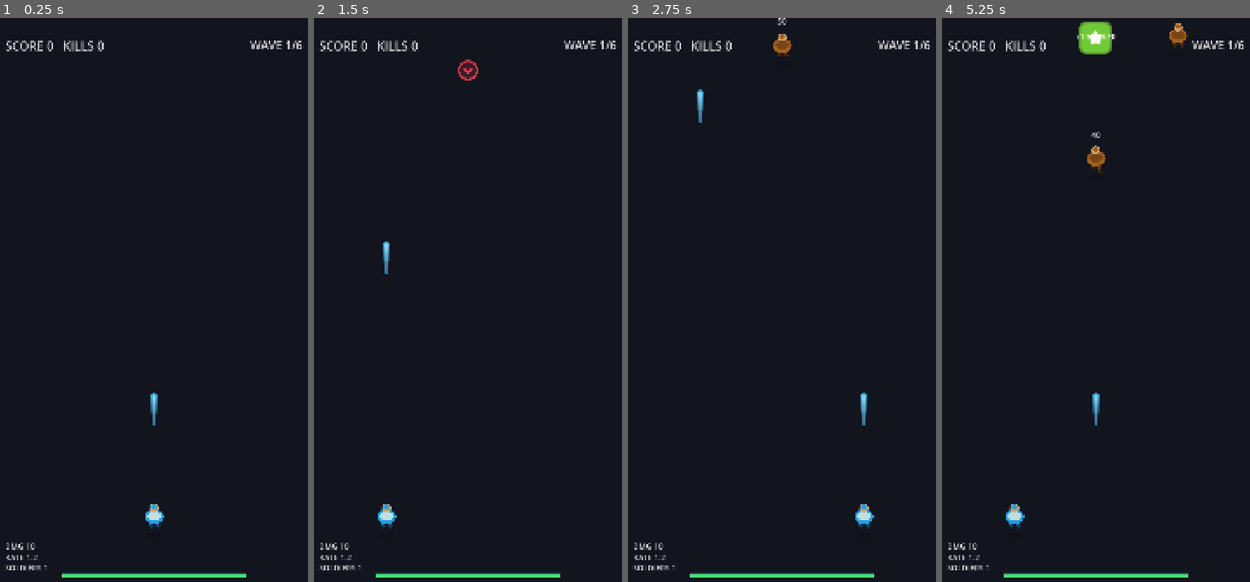
Above: before the commit, frames 1-4 (left to right).
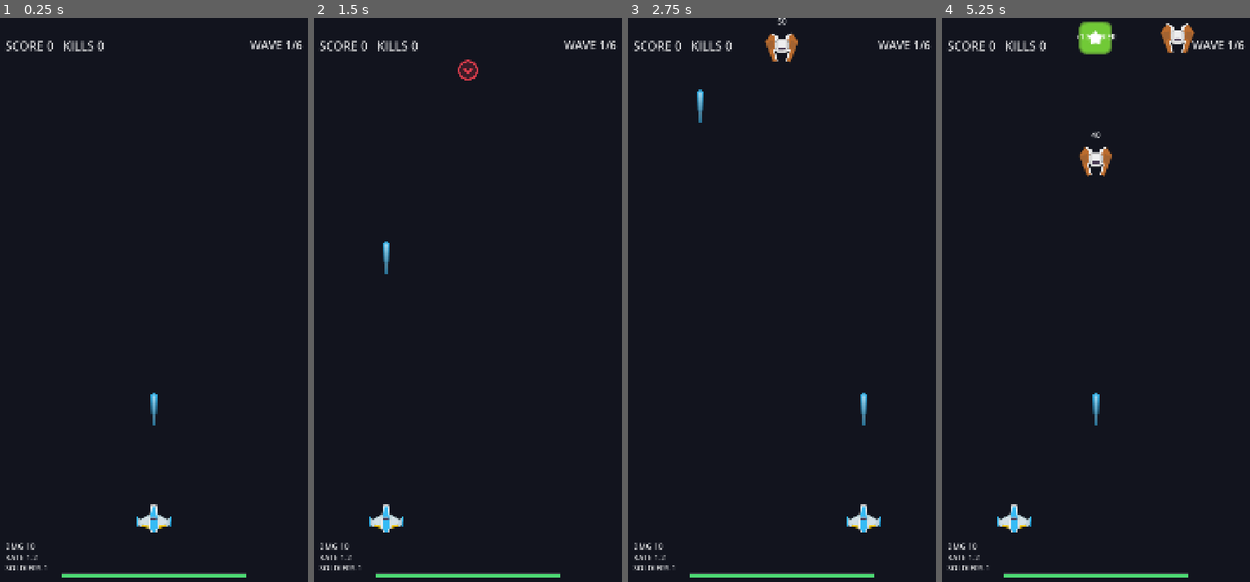
Above: after the commit, the same moments.

Repository: ScriptByFei/kernwerk-godot
Game: Godot game, scene res://scenes/game/game.tscn
Two runs of this game, one before a commit and one after it. Both use one fixed random seed, a clock stepped at 60 frames per second and the inputs below.
Inputs (mouse positions are in pixels of both pictures, inside the frame that each line leads up to):
- Up to frame 1 (0.25 s): no input
- Up to frame 2 (1.5 s): tap Enter at 0.5 s; move the mouse to (538, 277) at 0.52 s; hold D (lane_right) 0.53-1.25 s; hold 1 (lane_1) 0.53-1.25 s; click (538, 277) at 0.67 s; drag from (403, 339) to (452, 424) at 1.27 s
- Up to frame 3 (2.75 s): move the mouse to (815, 181) at 2.02 s; hold D (lane_right) from 2.03 s (still down); hold 3 (lane_3) from 2.03 s (still down)
- Up to frame 4 (5.25 s): release D (lane_right) at 2.75 s; release 3 (lane_3) at 2.75 s; drag from (1080, 424) to (997, 221) at 2.77 s; move the mouse to (1194, 395) at 3.52 s; hold A (lane_left) 3.53-4.25 s; hold 2 (lane_2) 3.53-4.25 s; drag from (997, 221) to (1046, 164) at 4.27 s; move the mouse to (1111, 311) at 5.02 s; hold A (lane_left) from 5.03 s (still down); hold 1 (lane_1) from 5.03 s (still down); click (1111, 311) at 5.17 s

The runs differ from the first frame. In frame 1, 0.3% of the frame differs, in the area x 44-56%, y 86-92%; in frame 2, 0.3%; in frame 3, 0.7%; in frame 4, 1.1%, in the area x 17-83%, y 0-92%.

Commit message:
revert: phase 10+11 — back to phase 9 look (kenney silhouettes + idle bob + wobble hit feedback)
Timo playtest: redrawn figures not visible/not good, top-down silhouettes stay. Reverts d73e347 (walk), d72b099 (redrawn figures), 8754b41 + b705423 (docs).

Diff:
--- a/qa/phase10_walk_screenshot.gd
+++ /dev/null
@@ -1,30 +0,0 @@
-extends SceneTree
-## QA-Screenshot: Walk-Animationen (Grunt/Runner/Tank) im echten Render.
-## Ausgabe nach docs/assets/screenshots/phase10_walk.png (via Xvfb, 540x960).
-
-func _init() -> void:
-	var game_scene := load("res://scenes/game/game.tscn") as PackedScene
-	var game := game_scene.instantiate() as Node2D
-	get_root().add_child(game)
-	await process_frame
-	await process_frame
-
-	var grunt := Enemy.new()
-	grunt.configure(0, 50, 0.0)
-	game.add_child(grunt)
-	grunt.position = Vector2(grunt.lane_x_now(), 200.0)
-	var runner := Enemy.new()
-	runner.configure(1, 50, 0.0, false, EnemyArchetypeData.RUNNER)
-	game.add_child(runner)
-	runner.position = Vector2(runner.lane_x_now(), 350.0)
-	var tank := Enemy.new()
-	tank.configure(2, 50, 0.0, false, EnemyArchetypeData.TANK)
-	game.add_child(tank)
-	tank.position = Vector2(tank.lane_x_now(), 500.0)
-	await process_frame
-	await process_frame
-
-	var image := get_root().get_viewport().get_texture().get_image()
-	image.save_png("res://docs/assets/screenshots/phase10_walk.png")
-	print("SCREENSHOT SAVED: docs/assets/screenshots/phase10_walk.png")
-	quit(0)
--- a/qa/phase11_figures_screenshot.gd
+++ /dev/null
@@ -1,34 +0,0 @@
-extends SceneTree
-## QA-Screenshot: neue prozedurale Figuren (Player + alle Gegner + Boss) im Spiel.
-## Ausgabe nach docs/assets/screenshots/phase11_figures.png (via Xvfb, 540x960).
-
-func _init() -> void:
-	var game_scene := load("res://scenes/game/game.tscn") as PackedScene
-	var game := game_scene.instantiate() as Node2D
-	get_root().add_child(game)
-	await process_frame
-	await process_frame
-
-	var grunt := Enemy.new()
-	grunt.configure(0, 50, 0.0)
-	game.add_child(grunt)
-	grunt.position = Vector2(grunt.lane_x_now(), 150.0)
-	var runner := Enemy.new()
-	runner.configure(1, 50, 0.0, false, EnemyArchetypeData.RUNNER)
-	game.add_child(runner)
-	runner.position = Vector2(runner.lane_x_now(), 300.0)
-	var tank := Enemy.new()
-	tank.configure(2, 50, 0.0, false, EnemyArchetypeData.TANK)
-	game.add_child(tank)
-	tank.position = Vector2(tank.lane_x_now(), 450.0)
-	var boss := Boss.new()
-	boss.configure(1, 600)
-	game.add_child(boss)
-	boss.position = Vector2(boss.lane_x_now(), 100.0)
-	await process_frame
-	await process_frame
-
-	var image := get_root().get_viewport().get_texture().get_image()
-	image.save_png("res://docs/assets/screenshots/phase11_figures.png")
-	print("SCREENSHOT SAVED: docs/assets/screenshots/phase11_figures.png")
-	quit(0)
--- a/scripts/enemies/enemy.gd
+++ b/scripts/enemies/enemy.gd
@@ -59,7 +59,7 @@
 			scale_factor = 1.75
 			static_texture = BOSS_TEXTURE
 			sheet_unit = "boss"
-	_sprite = _create_animated_sprite(sheet_unit, 4, "pulse" if is_boss else "walk", 3.0 if is_boss else 6.0)
+	_sprite = _create_animated_sprite(sheet_unit, 4 if is_boss else 2, "pulse" if is_boss else "idle", 3.0 if is_boss else 4.0)
 	if _sprite == null:
 		_sprite = Sprite2D.new()
 		_sprite.texture = static_texture
--- a/tests/phase9_anim_test.gd
+++ b/tests/phase9_anim_test.gd
@@ -17,7 +17,7 @@
 	world.add_child(grunt)
 	await process_frame
 	var grunt_sprite := grunt.get_node_or_null("Sprite") as AnimatedSprite2D
-	_check(grunt_sprite != null and grunt_sprite.animation == "walk" and grunt_sprite.sprite_frames.get_frame_count("walk") == 4 and grunt_sprite.is_playing(), "Grunt nutzt spielende Walk-Animation")
+	_check(grunt_sprite != null and grunt_sprite.sprite_frames.get_frame_count("idle") == 2 and grunt_sprite.is_playing(), "Grunt nutzt spielende Idle-Animation")
 	grunt._hit_feedback()
 	_check(grunt._wobble_tween != null and grunt._wobble_tween.is_valid(), "Hit-Feedback = Wackeln (kein Flash)")
 
Binary file changed: assets/sprites/generated/anim/boss_sheet.png
Binary file changed: assets/sprites/generated/anim/frames/boss_frame_0.png
Binary file changed: assets/sprites/generated/anim/frames/boss_frame_1.png
Binary file changed: assets/sprites/generated/anim/frames/boss_frame_2.png
Binary file changed: assets/sprites/generated/anim/frames/boss_frame_3.png
Binary file changed: assets/sprites/generated/anim/frames/grunt_frame_0.png
Binary file changed: assets/sprites/generated/anim/frames/grunt_frame_1.png
Binary file removed: assets/sprites/generated/anim/frames/grunt_frame_2.png
Binary file removed: assets/sprites/generated/anim/frames/grunt_frame_3.png
Binary file changed: assets/sprites/generated/anim/frames/player_frame_0.png
Binary file changed: assets/sprites/generated/anim/frames/player_frame_1.png
Binary file changed: assets/sprites/generated/anim/frames/player_frame_2.png
(and 16 more such lines)
